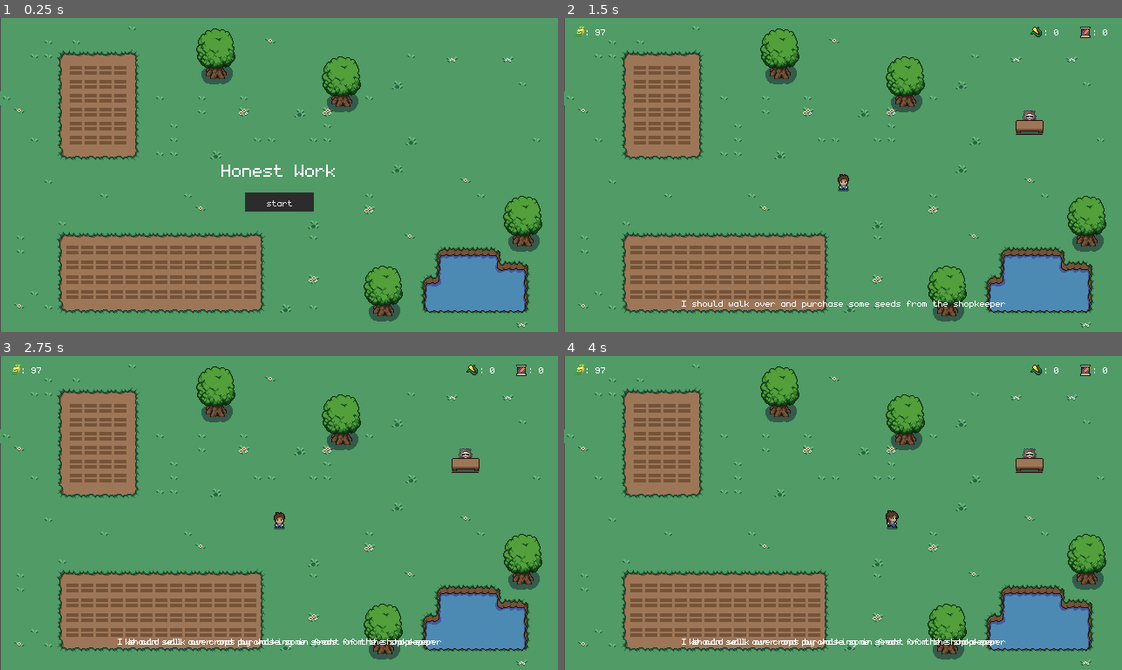
Above: before the commit, frames 1-4 (two rows, left to right).
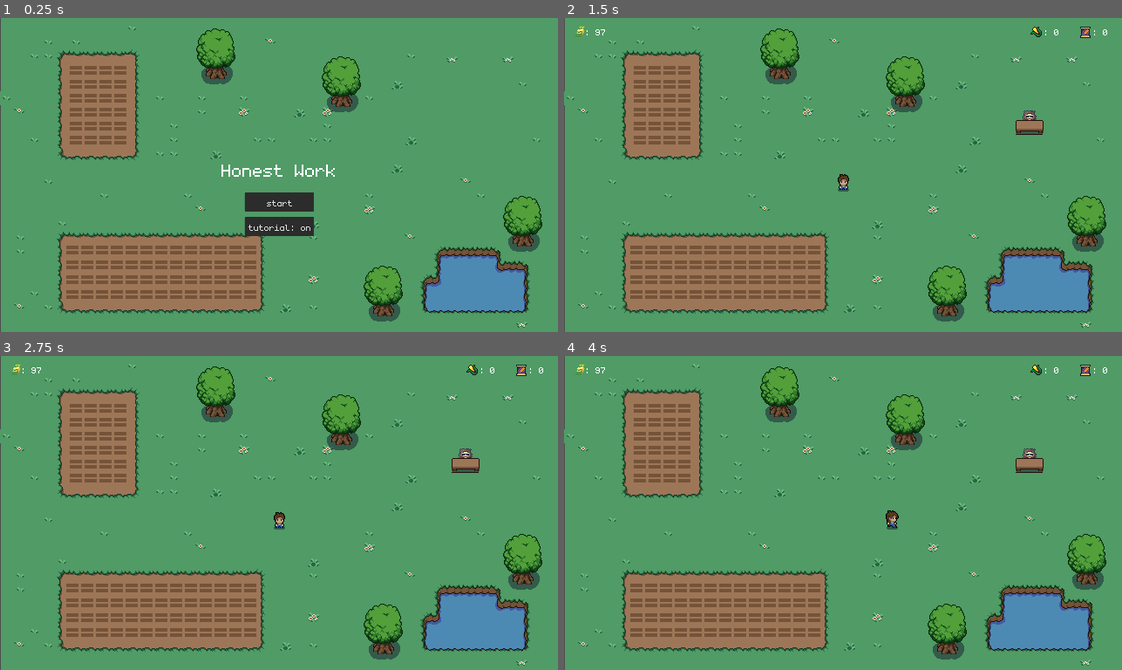
Above: after the commit, the same moments.

Repository: cammcinnes/wintermelonjam-2023
Game: Godot game, scene res://scenes/main.tscn
Two runs of this game, one before a commit and one after it. Both use one fixed random seed, a clock stepped at 60 frames per second and the inputs below.
Inputs (mouse positions are in pixels of both pictures, inside the frame that each line leads up to):
- Up to frame 1 (0.25 s): no input
- Up to frame 2 (1.5 s): click (843, 225) at 0.52 s; click (843, 203) at 1.25 s
- Up to frame 3 (2.75 s): drag from (251, 588) to (78, 462) at 2.02 s
- Up to frame 4 (4 s): tap Enter at 2.75 s; drag from (753, 588) to (642, 462) at 2.77 s; move the mouse to (798, 588) at 3.52 s; hold D (move_right) from 3.53 s (still down); click (798, 588) at 3.6 s

The runs differ from the first frame. In frame 1, 0.7% of the frame differs, in the area x 43-57%, y 63-70%; in frame 2, 0.3%; in frame 3, 0.5%; in frame 4, 0.5%.

Commit message:
add toggleable tutorial button to the start screen

Diff:
--- a/scenes/gui.tscn
+++ b/scenes/gui.tscn
@@ -282,10 +282,55 @@
 anchor_top = 1.0
 anchor_right = 0.5
 anchor_bottom = 1.0
-offset_left = -38.5
-offset_top = 1.0
+offset_left = -40.0
+offset_right = 39.0
+offset_bottom = 22.0
+grow_horizontal = 2
+grow_vertical = 0
+
+[node name="tips_color" type="ColorRect" parent="start"]
+layout_mode = 1
+anchors_preset = 5
+anchor_left = 0.5
+anchor_right = 0.5
+offset_left = -39.5
+offset_top = 68.0
 offset_right = 39.5
-offset_bottom = 21.0
+offset_bottom = 90.0
+grow_horizontal = 2
+color = Color(0.188235, 0.188235, 0.188235, 1)
+metadata/_edit_group_ = true
+
+[node name="Label" type="Label" parent="start/tips_color"]
+layout_mode = 1
+anchors_preset = 8
+anchor_left = 0.5
+anchor_top = 0.5
+anchor_right = 0.5
+anchor_bottom = 0.5
+offset_left = -20.0
+offset_top = -11.5
+offset_right = 20.0
+offset_bottom = 11.5
+grow_horizontal = 2
+grow_vertical = 2
+theme_override_fonts/font = ExtResource("2_3mn8g")
+text = "tutorial: on"
+horizontal_alignment = 1
+vertical_alignment = 1
+
+[node name="tips_button" type="Button" parent="start"]
+modulate = Color(1, 1, 1, 0.254902)
+layout_mode = 1
+anchors_preset = 7
+anchor_left = 0.5
+anchor_top = 1.0
+anchor_right = 0.5
+anchor_bottom = 1.0
+offset_left = -40.0
+offset_top = 28.0
+offset_right = 39.0
+offset_bottom = 50.0
 grow_horizontal = 2
 grow_vertical = 0
 
@@ -359,21 +404,22 @@
 theme_override_fonts/font = ExtResource("2_3mn8g")
 horizontal_alignment = 1
 
+[node name="win" type="Label" parent="tips"]
+layout_mode = 1
+anchors_preset = 15
+anchor_right = 1.0
+anchor_bottom = 1.0
+grow_horizontal = 2
+grow_vertical = 2
+tooltip_text = "hey"
+theme_override_fonts/font = ExtResource("2_3mn8g")
+horizontal_alignment = 1
+
 [node name="Timer" type="Timer" parent="tips"]
 wait_time = 30.0
-
-[node name="win" type="Label" parent="tips"]
-layout_mode = 1
-anchors_preset = 15
-anchor_right = 1.0
-anchor_bottom = 1.0
-grow_horizontal = 2
-grow_vertical = 2
-tooltip_text = "hey"
-theme_override_fonts/font = ExtResource("2_3mn8g")
-horizontal_alignment = 1
 
 [connection signal="pressed" from="gameover/restart_button/restart2" to="." method="_on_start_button_pressed"]
 [connection signal="timeout" from="gameover/Timer" to="." method="_on_end_timer_timeout"]
 [connection signal="pressed" from="start/start_button" to="." method="_on_start_button_pressed"]
+[connection signal="pressed" from="start/tips_button" to="." method="_on_tips_button_pressed"]
 [connection signal="timeout" from="tips/Timer" to="." method="_on_objective_timer_timeout"]
--- a/scripts/gui.gd
+++ b/scripts/gui.gd
@@ -9,6 +9,10 @@
 	$crop.visible = false
 	$money.visible = false
 	$tips.visible = false
+	if Main.tutorial:
+		$start/tips_color/Label.text = "tutorial: on"
+	else:
+		$start/tips_color/Label.text = "tutorial: off"
 
 # run after game was started by pressing button
 func start_in_game_gui():
@@ -126,13 +130,39 @@
 func showBuyTip():
 	if Main.first_time_buy and Main.ingame:
 		$tips/buy_seeds.visible = true
-		$tips/buy_seeds.text = "I should walk over and purchase some seeds from the shopkeeper"
+		$tips/buy_seeds.text = "I should purchase some seeds from the shopkeeper"
 	else:
 		$tips/buy_seeds.visible = false
 
 func showWinTip():
-	if not Main.first_time_objective and Main.first_time_win and Main.cash >= 100:
+	if not Main.first_time_objective and Main.cash >= 100:
 		$tips/win.visible = true
 		$tips/win.text = "We can now buy our retirement from the shopkeeper"
 	else:
 		$tips/win.visible = false
+
+
+func _on_tips_button_pressed():
+	if Main.tutorial:
+		Main.tutorial = false
+		$start/tips_color/Label.text = "tutorial: off"
+	else:
+		Main.tutorial = true
+		$start/tips_color/Label.text = "tutorial: on"
+	updateTutorial()
+
+func updateTutorial():
+	if Main.tutorial:
+		Main.first_time_buy = true
+		Main.first_time_plant = true
+		Main.first_time_harvest = true
+		Main.first_time_sell = true
+		Main.first_time_objective = true
+		Main.first_time_win = true
+	else:
+		Main.first_time_buy = false
+		Main.first_time_plant = false
+		Main.first_time_harvest = false
+		Main.first_time_sell = false
+		Main.first_time_objective = false
+		Main.first_time_win = false
--- a/scripts/main.gd
+++ b/scripts/main.gd
@@ -6,6 +6,8 @@
 var cash = 97
 
 # variables for tips
+var tutorial = true
+
 var first_time_buy = true
 var first_time_plant = true
 var first_time_harvest = true
